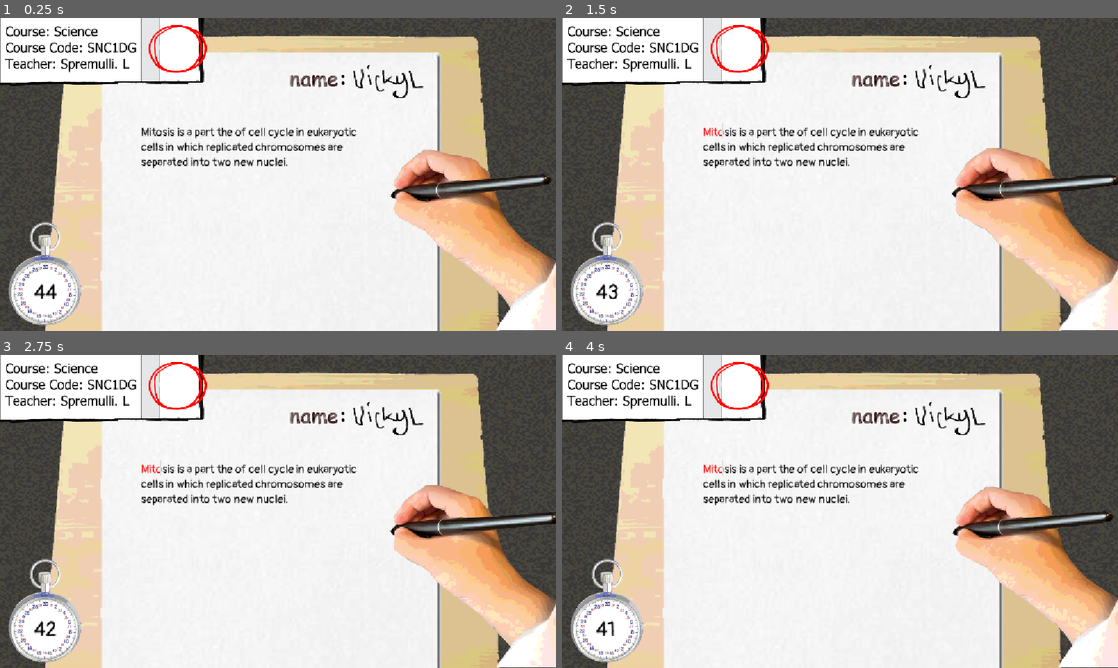
Above: before the commit, frames 1-4 (two rows, left to right).
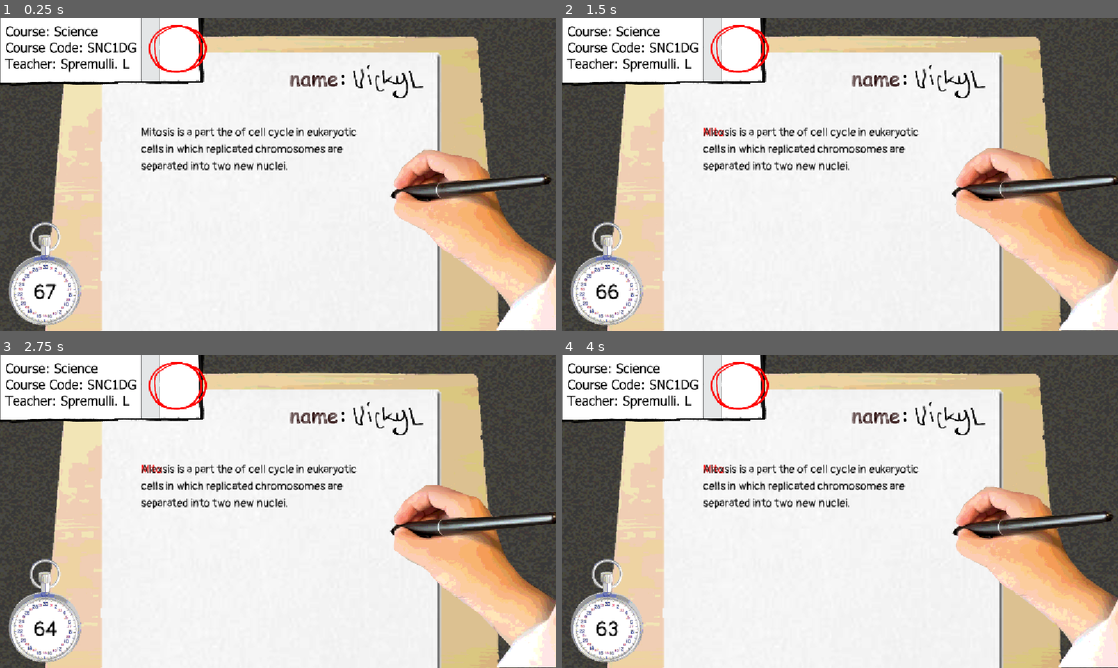
Above: after the commit, the same moments.

Repository: Vick-St3r/haven-keyboard
Game: Godot game, scene res://scenes/main_game.tscn
Two runs of this game, one before a commit and one after it. Both use one fixed random seed, a clock stepped at 60 frames per second and the inputs below.
Inputs (mouse positions are in pixels of both pictures, inside the frame that each line leads up to):
- Up to frame 1 (0.25 s): no input
- Up to frame 2 (1.5 s): click (817, 196) at 0.52 s; type "Alex" at 0.6 s; move the mouse to (962, 158) at 1.27 s; click (962, 158) at 1.42 s
- Up to frame 3 (2.75 s): move the mouse to (166, 527) at 2.02 s; click (166, 527) at 2.17 s
- Up to frame 4 (4 s): move the mouse to (895, 442) at 2.77 s; click (895, 442) at 2.92 s; move the mouse to (812, 574) at 3.52 s; click (812, 574) at 3.67 s

The runs differ from the first frame. In frame 1, 1.4% of the frame differs, in the area x 6-62%, y 39-90%; in frame 2, 1.5%; in frame 3, 1.5%, in the area x 6-62%, y 34-90%; in frame 4, 1.5%.

Commit message:
Align text layers better

Diff:
--- a/scenes/main_game.tscn
+++ b/scenes/main_game.tscn
@@ -80,6 +80,7 @@
 offset_top = 221.0
 offset_right = 789.0
 offset_bottom = 528.0
+theme_override_constants/line_separation = 4
 theme_override_fonts/normal_font = ExtResource("2_72e8q")
 theme_override_font_sizes/normal_font_size = 24
 bbcode_enabled = true
@@ -89,7 +90,8 @@
 offset_top = 115.0
 offset_right = 736.0
 offset_bottom = 585.0
-theme_override_colors/font_color = Color(0, 0, 0, 0)
+theme_override_colors/font_color = Color(0, 0, 0, 0.85490197)
+theme_override_constants/line_spacing = 4
 theme_override_fonts/font = ExtResource("2_72e8q")
 theme_override_font_sizes/font_size = 24
 theme_override_styles/normal = SubResource("StyleBoxLine_hraha")
--- a/scripts/main_game.gd
+++ b/scripts/main_game.gd
@@ -35,8 +35,8 @@
 
 	startTimer()
 
-	textedit.position.x = targetTextDisplay.position.x-5;
-	textedit.position.y = targetTextDisplay.position.y-5;
+	textedit.position.x = targetTextDisplay.position.x;
+	textedit.position.y = targetTextDisplay.position.y-2;
 	textedit.size.x = targetTextDisplay.size.x;
 	textedit.size.y = targetTextDisplay.size.y;
 
@@ -55,7 +55,7 @@
 	return arr;
 
 func startTimer():
-	timeLimit = originalText.split(" ").size();
+	timeLimit = originalText.split(" ").size() * 1.5;
 	timeLeft = timeLimit;
 
 # Called every frame. 'delta' is the elapsed time since the previous frame.
